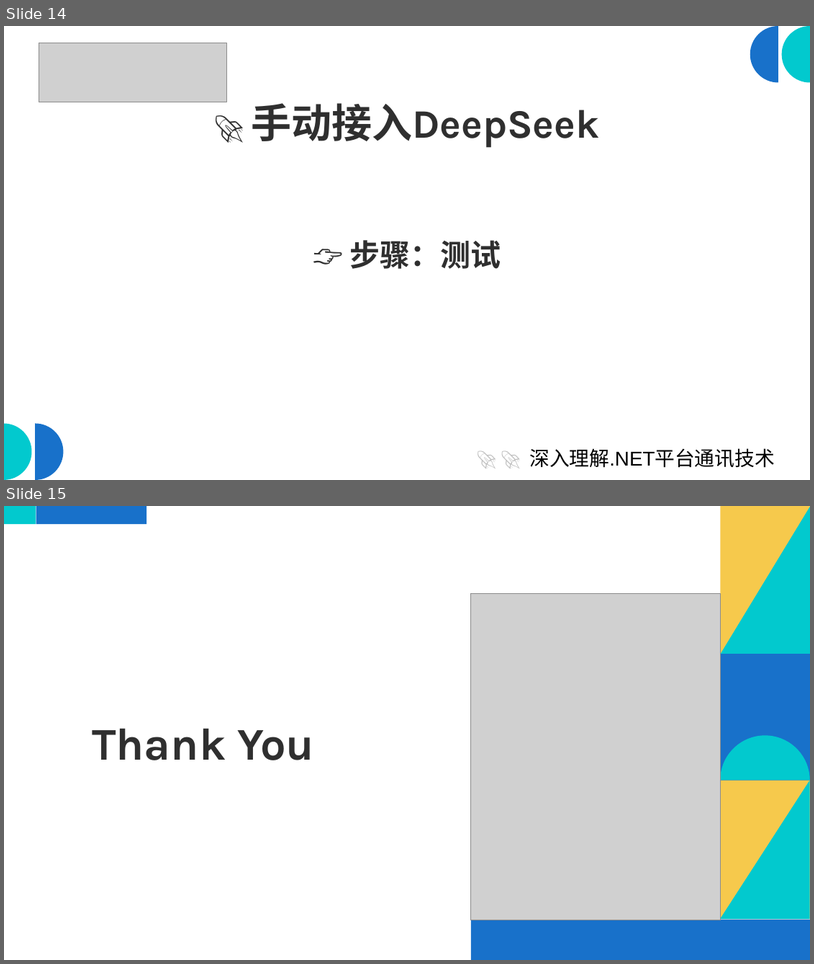
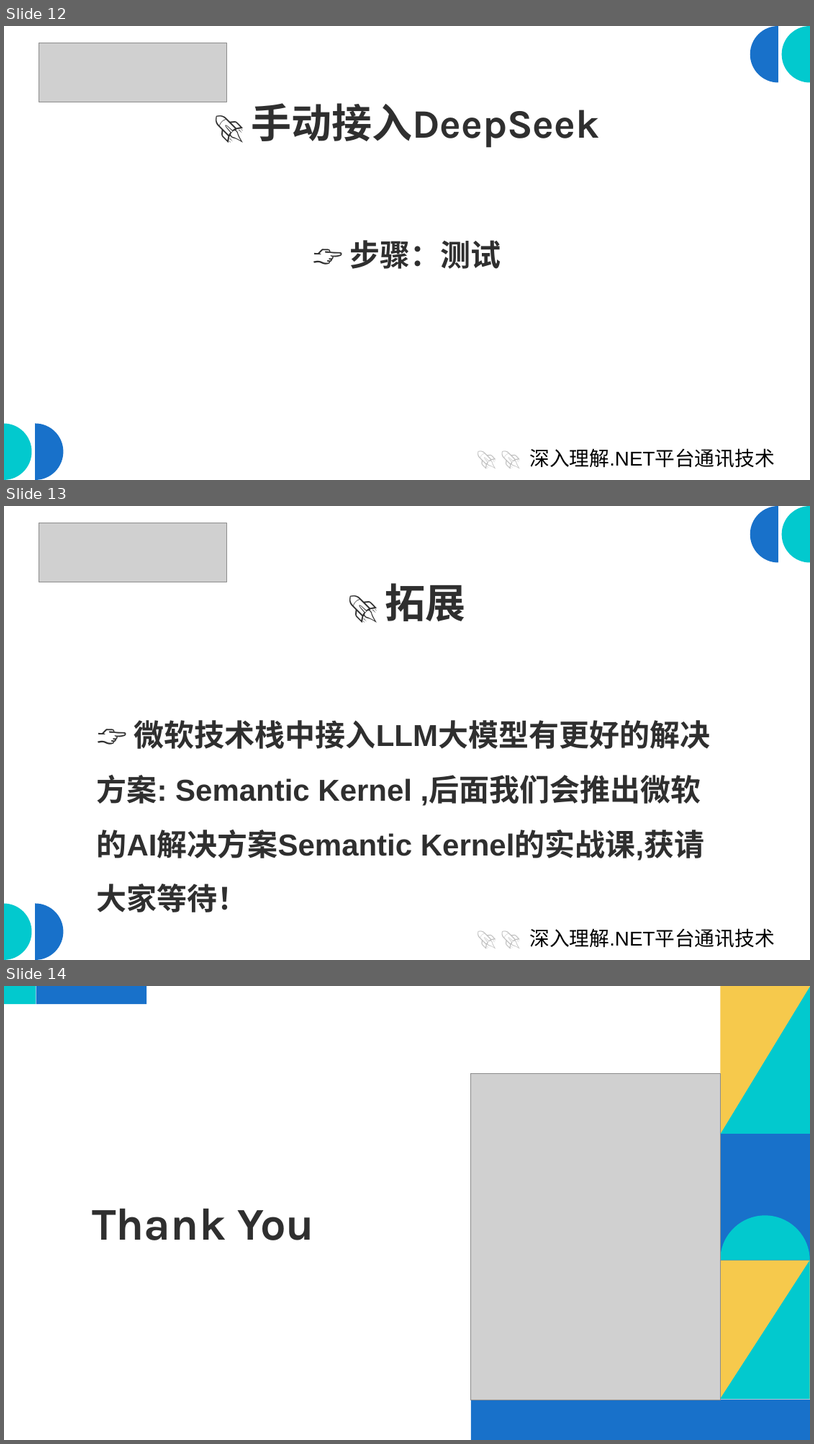
Before and after one commit to scottfly189/dotnet_net_course, a slide deck: src/4.DeepseekDemo/deep_seek.odp. Shown one above the other, each under a label of ours: slides 14 and 15 before the commit, slides 12, 13 and 14 after it. The pictures are 814x964 and 814x1444 pixels, drawn with LibreOffice and Linux fonts; fonts in the diff are those of the drawing; grey boxes stand for pictures. Boxes give left, top, right and bottom in pixels: in the first picture for what was removed or moved away, otherwise in the second. Text is boxed around its words. In the diff, an @@ line names an element or a change of style, - is before the commit and + after.

```diff
--- a/src/4.DeepseekDemo/deep_seek.odp
+++ b/src/4.DeepseekDemo/deep_seek.odp
@@ slide 13 added at (4, 506, 810, 960), background #FFFFFF; not listed: 4 template elements that a slide beside it also shows @@
@@ picture added at (39, 523, 226, 582) @@
@@ title added at (385, 583, 466, 621), 48 pt, text #2F2F2F, bold @@
+🚀 拓展
@@ text added at (97, 720, 705, 912), 36 pt, text #2F2F2F, bold @@
+👉 微软技术栈中接入LLM大模型有更好的解决方案: Semantic Kernel ,后面我们会推出微软的AI解决方案Semantic Kernel的实战课,获请大家等待！
@@ subtitle added at (530, 928, 774, 947), 23.8 pt, text #000000 @@
+🚀 🚀 深入理解.NET平台通讯技术
@@ what was slide 14 is now slide 12 @@
@@ what was slide 15 is now slide 14 @@
```
Also in this commit, not shown: 6 slides changed, 2 slides removed, 6 other files.
